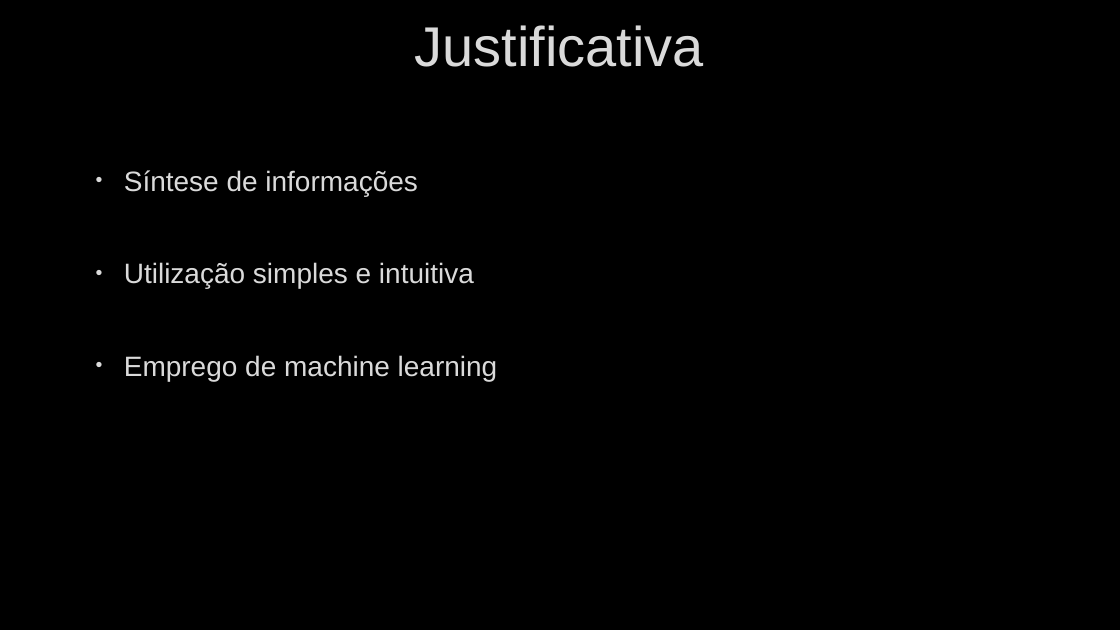
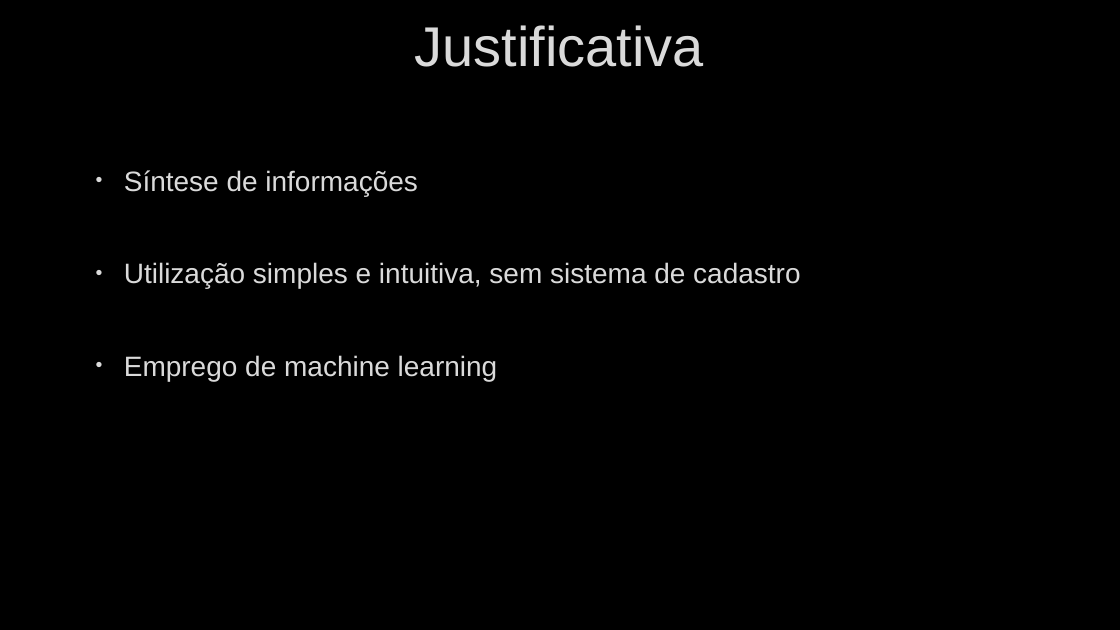
Before and after one commit to vitorxx1/MB-Stock-Monitor, a slide deck: slide 5 of documentos/apresentacao_final.pptx (slide 4 before the commit). Drawn at 1120x630 pixels with LibreOffice and Linux fonts; fonts in the diff are those of the drawing; background and template pictures are left out. Boxes give left, top, right and bottom in pixels: in the first picture for what was removed or moved away, otherwise in the second. Text is boxed around its words. In the diff, an @@ line names an element or a change of style, - is before the commit and + after.

```diff
--- a/documentos/apresentacao_final.pptx
+++ b/documentos/apresentacao_final.pptx
@@ text at (124, 262, 800, 288): text changed @@
-• Utilização simples e intuitiva
+• Utilização simples e intuitiva, sem sistema de cadastro
```
Also in this commit, not shown: 4 other slides changed, 1 slide added, 1 other file.
